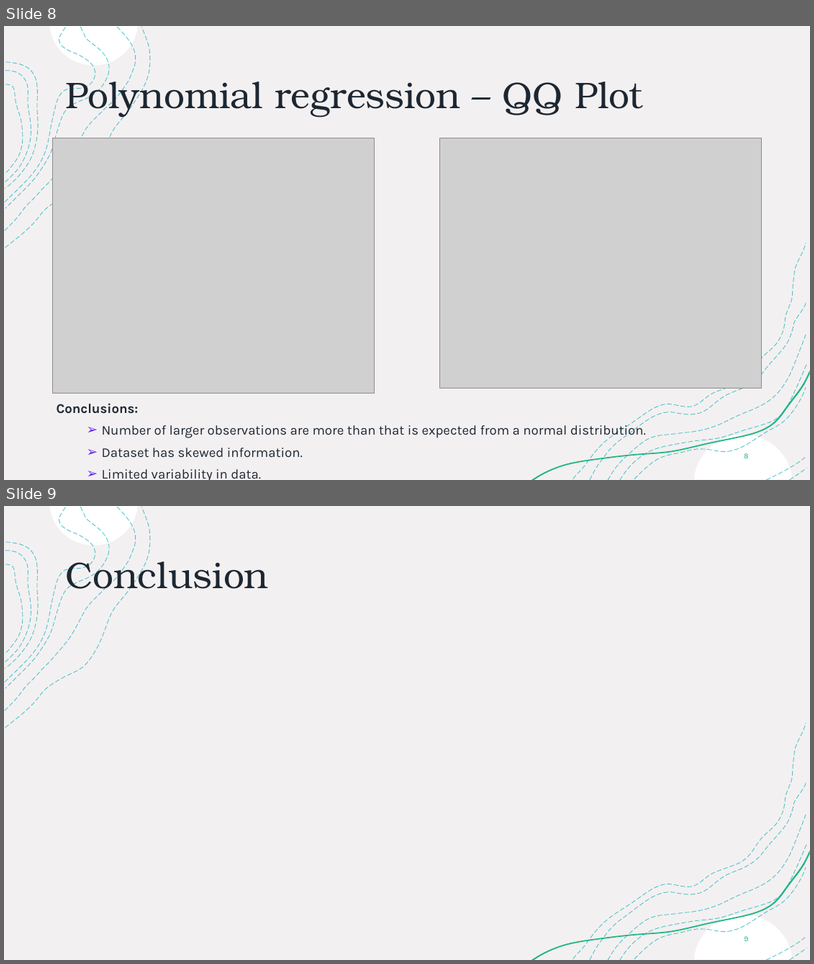
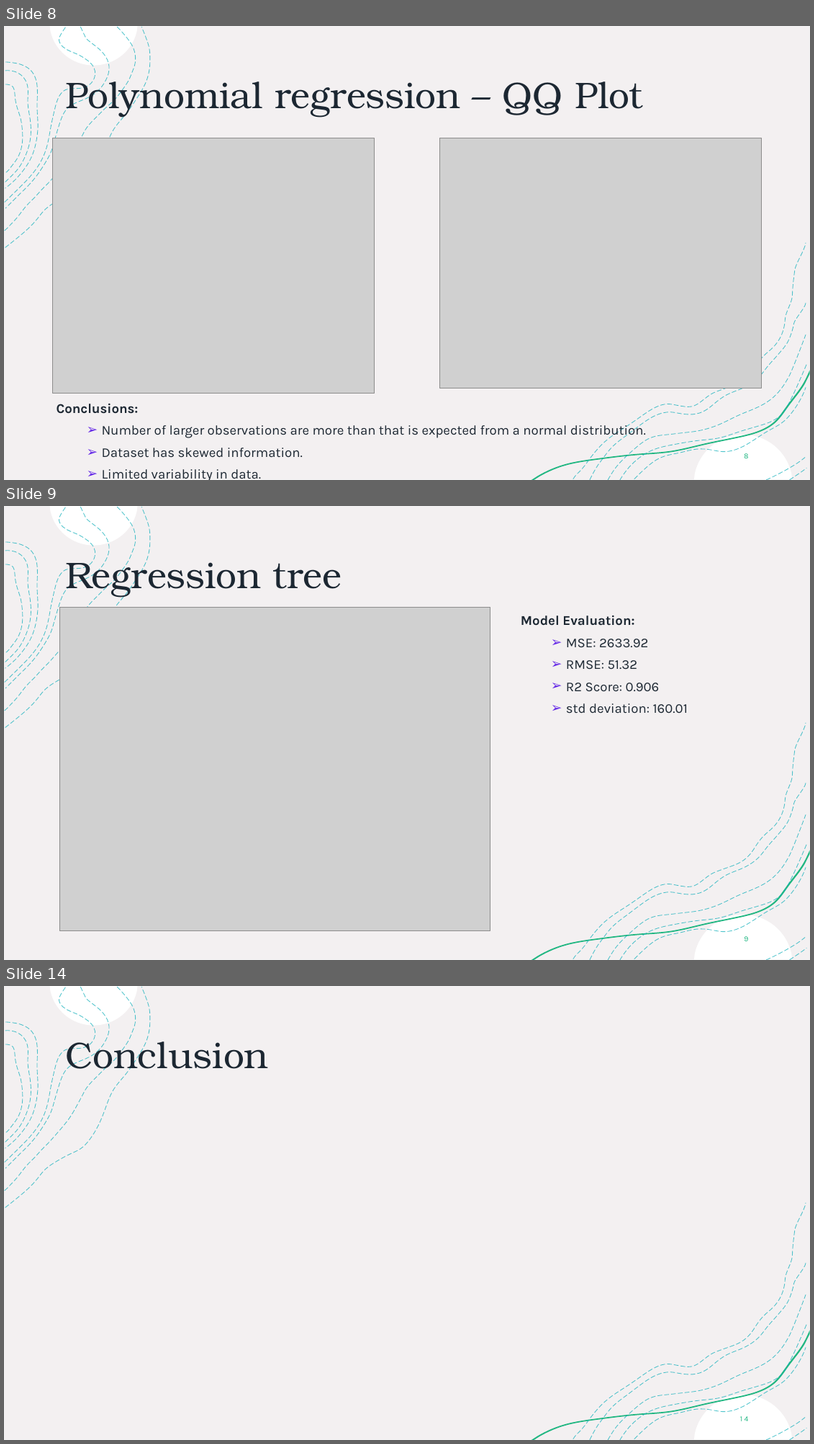
Before and after one commit to joss-thu/MLProj-GermanAirFares, a slide deck: ML-Project.pptx. Shown one above the other, each under a label of ours: slides 8 and 9 before the commit, slides 8, 9 and 14 after it; the slides between them are not shown. The pictures are 814x964 and 814x1444 pixels, drawn with LibreOffice and Linux fonts; fonts in the diff are those of the drawing; grey boxes stand for pictures. Boxes give left, top, right and bottom in pixels: in the first picture for what was removed or moved away, otherwise in the second. Text is boxed around its words. In the diff, an @@ line names an element or a change of style, - is before the commit and + after.

```diff
--- a/ML-Project.pptx
+++ b/ML-Project.pptx
@@ slide 9 added at box(4, 506, 810, 960), background #FFFFFF; not listed: 18 template elements that a slide beside it also shows @@
@@ title added at box(65, 554, 342, 597), 44 pt, text #1C2732 @@
+Regression tree
@@ picture added at box(59, 607, 491, 930) @@
@@ text added at box(521, 615, 688, 713), 16 pt, text #1C2732 @@
+Model Evaluation:
+  ➢ MSE: 2633.92
+  ➢ RMSE: 51.32
+  ➢ R2 Score: 0.906
+  ➢ std deviation: 160.01
@@ page number added at box(744, 936, 748, 941), 9 pt, text #21B782 @@
+9
@@ what was slide 9 is now slide 14 @@
@@ page number at box(741, 1416, 749, 1421): text changed @@
-9
+14
```
Also in this commit, not shown: 1 slide changed, 4 other slides added.
